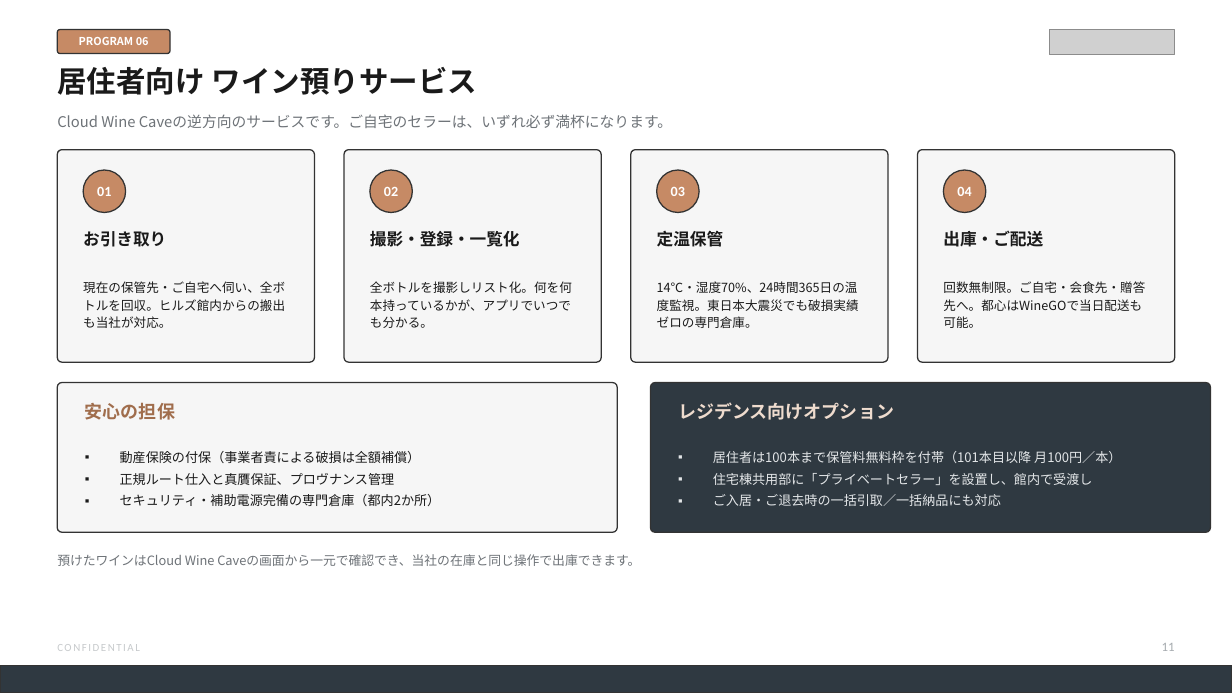
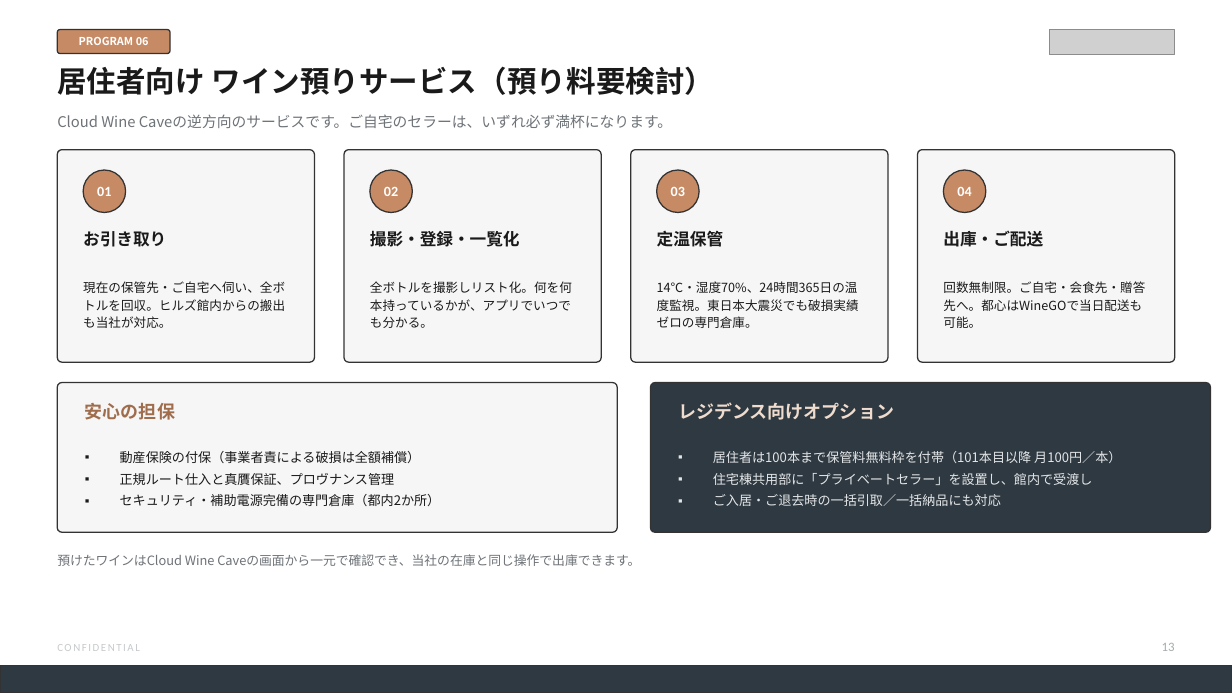
Before and after one commit to nakano-winebank/wine-auction, a slide deck: slide 14 of docs/proposals/森ビル様_業務提携ご提案_WineBank_20260810.pptx (slide 12 before the commit). Drawn at 1232x693 pixels with LibreOffice and Linux fonts; fonts in the diff are those of the drawing; grey boxes stand for pictures. Boxes give left, top, right and bottom in pixels: in the first picture for what was removed or moved away, otherwise in the second. Text is boxed around its words. In the diff, an @@ line names an element or a change of style, - is before the commit and + after.

```diff
--- a/docs/proposals/森ビル様_業務提携ご提案_WineBank_20260810.pptx
+++ b/docs/proposals/森ビル様_業務提携ご提案_WineBank_20260810.pptx
@@ text at box(57, 66, 715, 95): text changed @@
-居住者向け ワイン預りサービス
+居住者向け ワイン預りサービス（預り料要検討）
@@ text at box(1162, 643, 1175, 651): text changed @@
-11
+13
```
Also in this commit, not shown: 20 other slides changed, 5 slides added, 2 other files.
